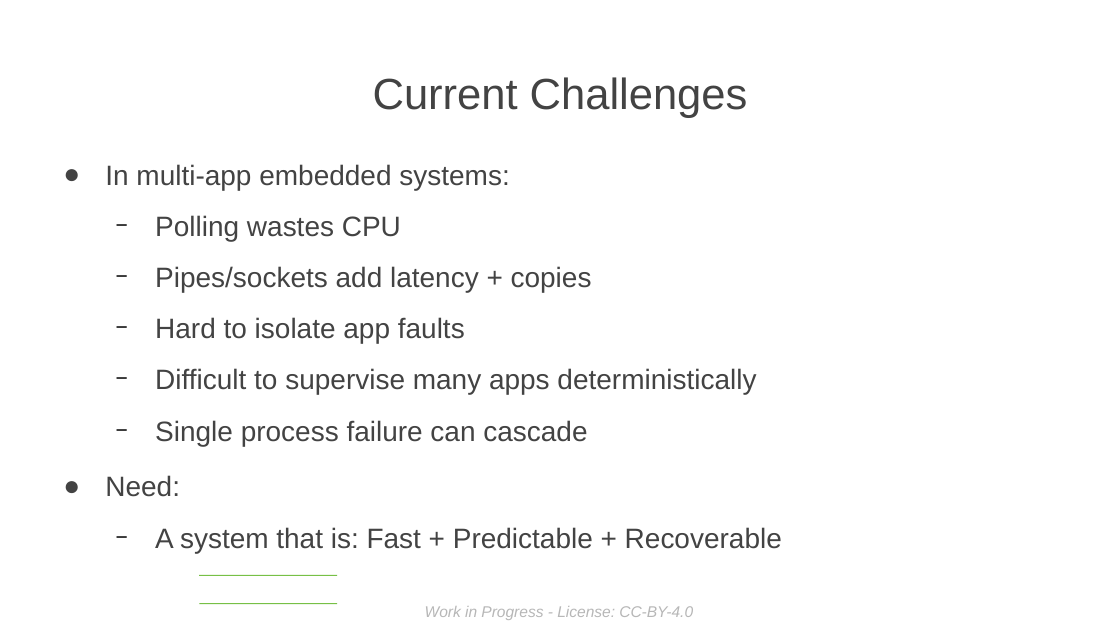
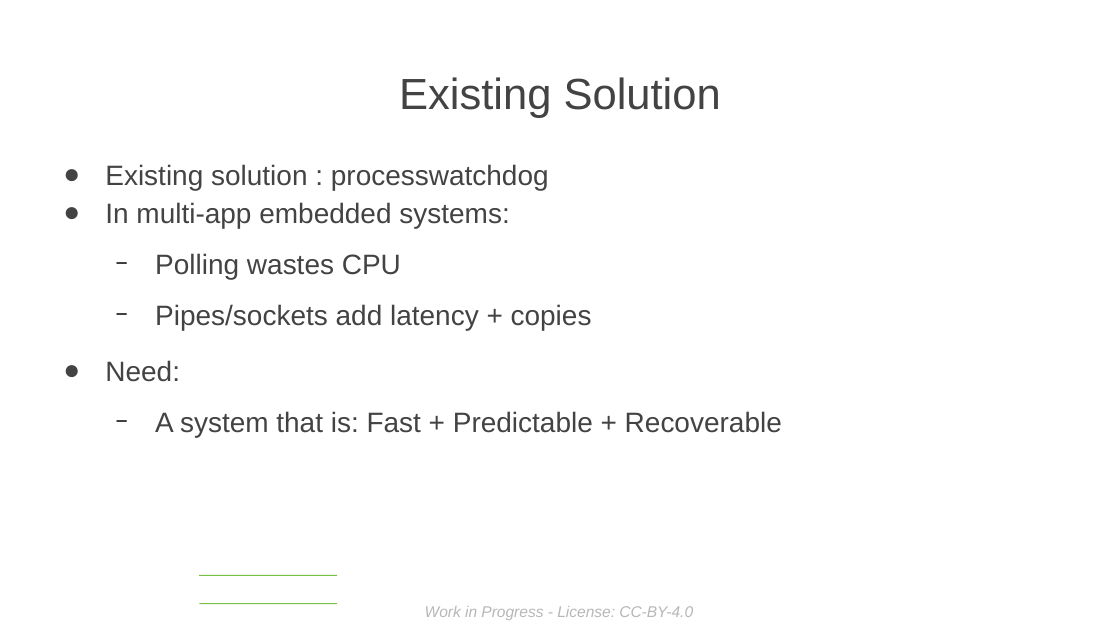
Before and after one commit to sduraiengineer/safetyguard, a slide deck: slide 5 of doc/ELISA Presentation MASTER for Workshop - London 2026.odp. Drawn at 1120x630 pixels with LibreOffice and Linux fonts; fonts in the diff are those of the drawing; background and template pictures are left out. Boxes give left, top, right and bottom in pixels: in the first picture for what was removed or moved away, otherwise in the second. Text is boxed around its words. In the diff, an @@ line names an element or a change of style, - is before the commit and + after.

```diff
--- a/doc/ELISA Presentation MASTER for Workshop - London 2026.odp
+++ b/doc/ELISA Presentation MASTER for Workshop - London 2026.odp
@@ title at (399, 77, 721, 118): text changed @@
-Current Challenges
+Existing Solution
@@ text at (105, 164, 549, 190): paragraph added @@
+● Existing solution : processwatchdog
@@ text at (155, 317, 756, 446): paragraphs removed @@
-  − Hard to isolate app faults
-  − Difficult to supervise many apps deterministically
-  − Single process failure can cascade
```
Also in this commit, not shown: 16 other slides changed, 1 slide added, 1 slide removed, 2 other files.
